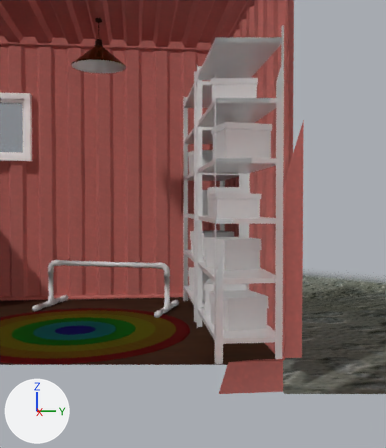
The Blender file environment/shipping-container_room/shipping-container_room_V32_bed.blend, before and after one commit.
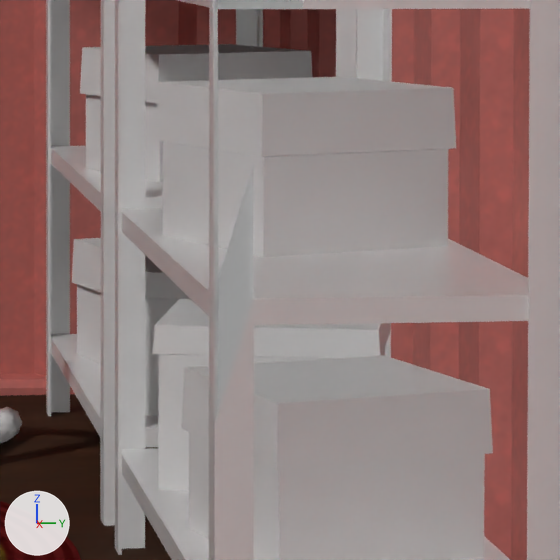
Each version is shown from a 50 mm camera at (3.011, 2.065, 0.944) aimed at (-0.367, 2.424, 0.832), then close up on the part from 45% to 73% of the width and 50% to 73% of the height. Every picture has the same lights, and +X, +Y and +Z are marked at lower left. The last two pictures show the newer version. Everything nearer to the camera than a plane just in front of the edit is cut away.

Before the edit, the objects in view are built like this:
```python
me_cube_008 = bpy.data.meshes.new('Cube.008')
me_cube_008.from_pydata(...)  # 100 vertices, 96 faces; spans x -1.31..3.94, y -3.06..3.06, z -1.46..1.37
me_cube_008.polygons.foreach_set('use_smooth', [True] * 96)
me_cube_008.materials.append(mat_container_wall)
me_plane_001 = bpy.data.meshes.new('Plane.001')
me_plane_001.from_pydata(...)  # 8 vertices, 2 faces; spans x -1.2..3.82, y -2.94..2.94, z 0.0
me_plane_001.materials.append(mat_container_floor)
ob_floor = bpy.data.objects.new('floor', me_plane_001)
ob_floor.location = (-1.312, 0.0, 0.0)
ob_frame = bpy.data.objects.new('frame', me_cube_008)
ob_frame.location = (-1.312, 0.0, 1.283)
ob_garage_rack_40x100_001 = bpy.data.objects.new('Garage_rack_40x100.001', None)
ob_garage_rack_40x100_001.location = (-0.641, 2.74, 0.0)
ob_garage_rack_40x100_001.instance_type = 'COLLECTION'
ob_garage_rack_40x100_001.instance_collection = col_garage_rack_40x100
# also in view: 'Mat' at (-1.108, 1.603, 0.002); 'wall.001' at (-2.565, 0.0, 1.283); 'Garage_rack_40x100.002' at (-1.807, 2.74, 1.013); 'wall.003' at (-1.312, 3.002, 1.283)
```
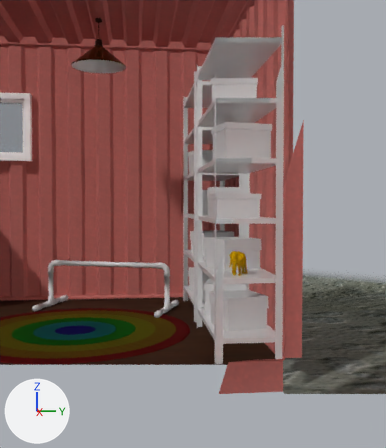
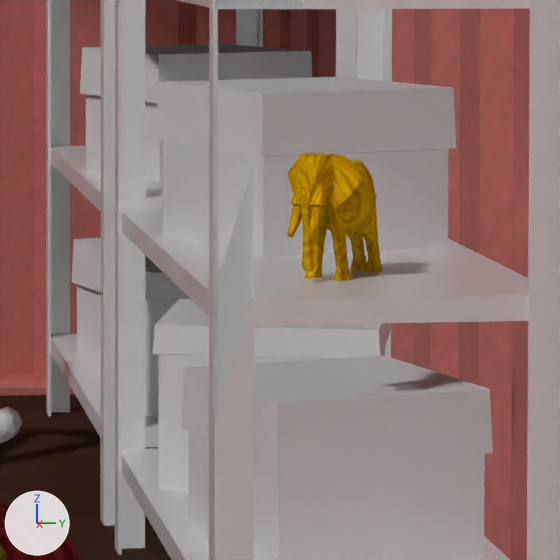
Commit message: added elephant figurine to container room

Pixel boxes [x1, y1, x2, y2] of what changed, in the close-ups (560 x 560 px):
'Elephant', added (yellow)
    after: [287, 153, 382, 281]

The change, as a diff of the scene's bpy script:
```diff
--- a/environment/shipping-container_room/shipping-container_room_V32_bed.blend.py
+++ b/environment/shipping-container_room/shipping-container_room_V32_bed.blend.py
@@ img_old__wood_png @@
+img_old__wood_png = load_image('old_ wood.png', '../../furniture/elephant/tex/old_ wood.png', 128, 128, 'sRGB')
@@ mat_elephant_tex @@
+mat_elephant_tex = bpy.data.materials.new('Elephant.tex')
+# uses the picture img_old__wood_png
@@ me_plane_002 @@
+me_plane_002.from_pydata(...)  # 276 vertices, 267 faces; spans x -0.066..0.117, y -0.052..0.052, z 0.0..0.152
+me_plane_002.materials.append(mat_elephant_tex)
@@ col_item @@
+col_item = bpy.data.collections.new('Item')
+col_item.objects.link(ob_elephant_001)
@@ ob_elephant @@
+ob_elephant = bpy.data.objects.new('Elephant', None)
+ob_elephant.location = (-0.35, 2.73, 0.51)
+ob_elephant.rotation_euler = (0.0, 0.0, -0.698)  # degrees (0, 0, -40)
+ob_elephant.instance_type = 'COLLECTION'
+ob_elephant.instance_collection = col_item
@@ ob_elephant_001 @@
+ob_elephant_001 = bpy.data.objects.new('Elephant.001', me_plane_002)
+ob_elephant_001.location = (0.0, 0.0, 0.0)
```
